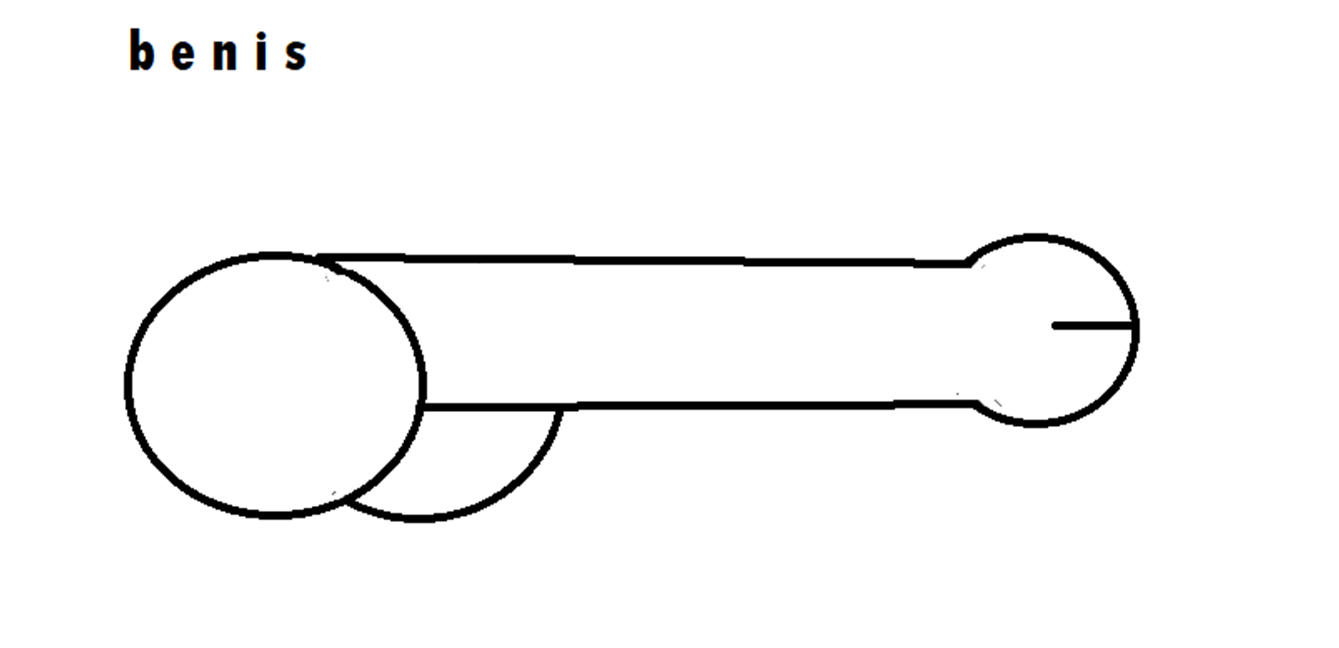
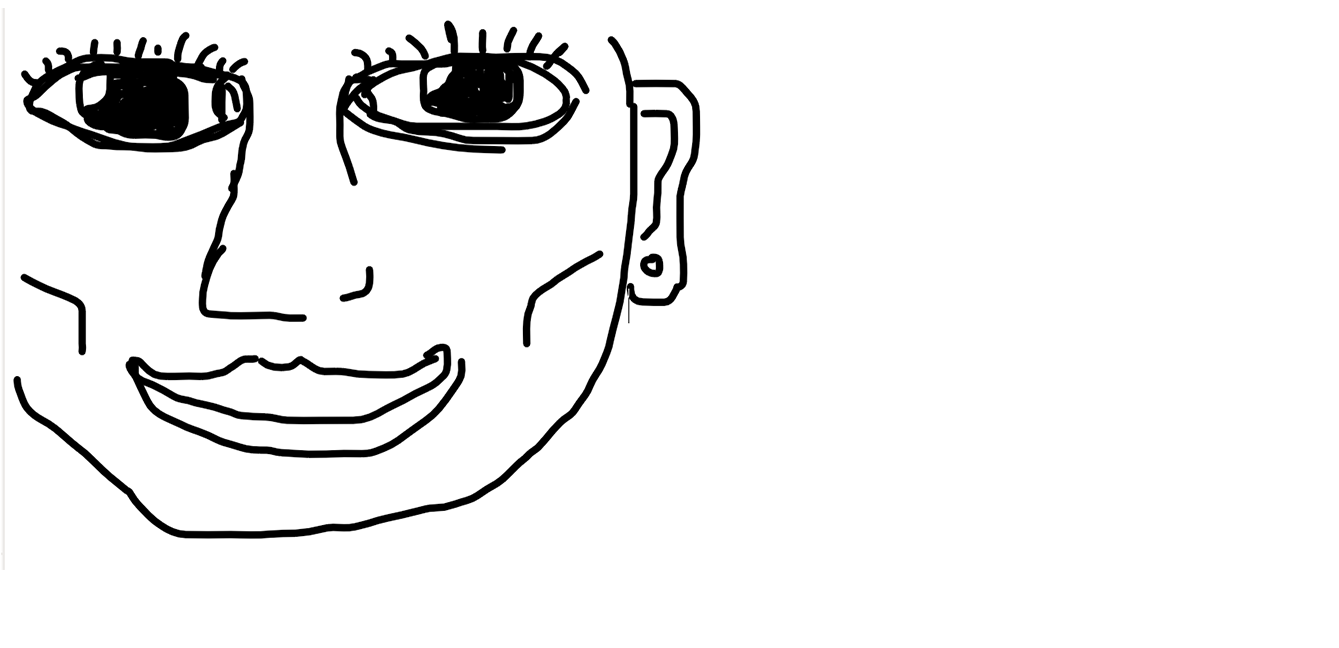
Revision of a layered w=1339, h=648 image; what changed, layer by layer:
renamed "daniel" to "thumbnail_image", painted on it over [left=1, top=8, right=1141, bottom=570]
